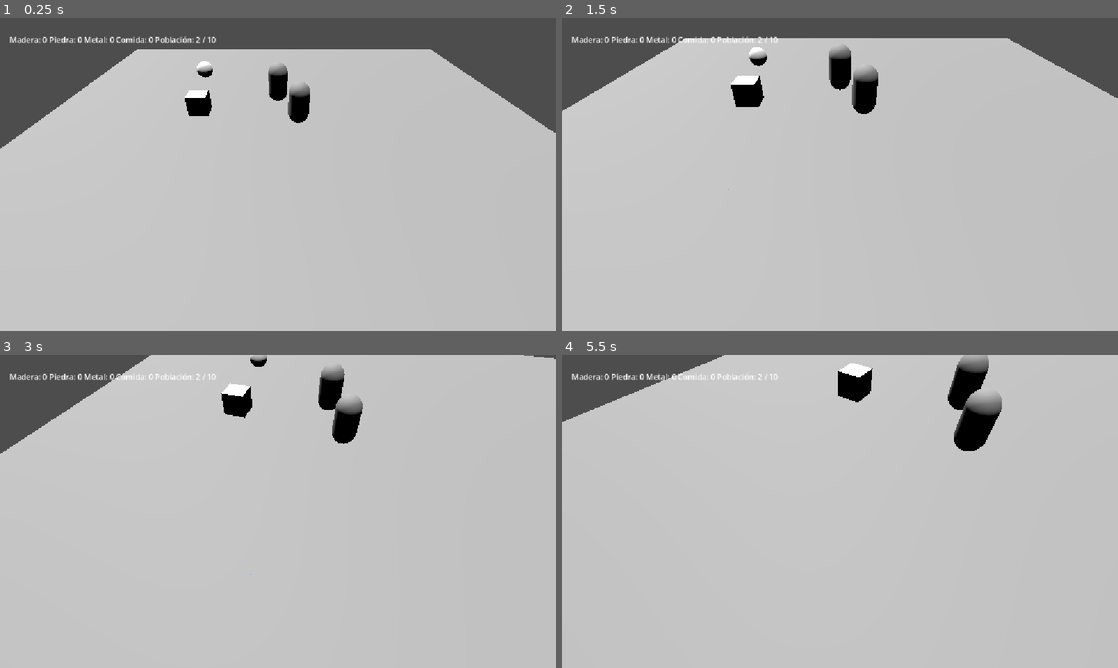
Above: before the commit, frames 1-4 (two rows, left to right).
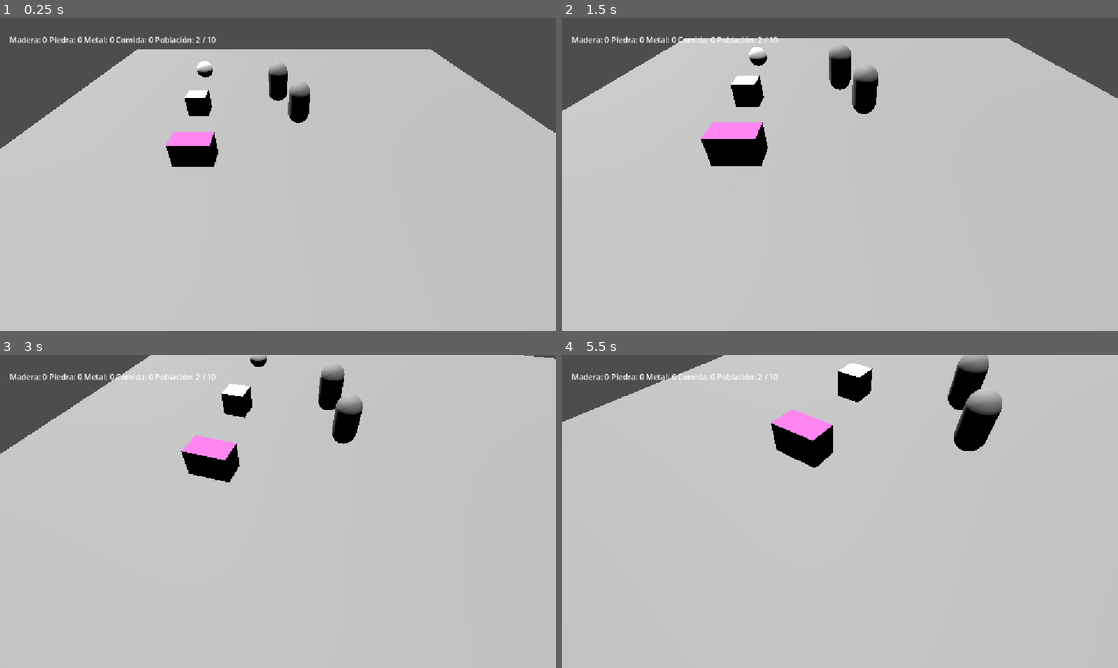
Above: after the commit, the same moments.

Repository: GonzaloDP/Proto-team-2
Game: Godot game, scene res://Escenas/Level.tscn
Two runs of this game, one before a commit and one after it. Both use one fixed random seed, a clock stepped at 60 frames per second and the inputs below.
Inputs (mouse positions are in pixels of both pictures, inside the frame that each line leads up to):
- Up to frame 1 (0.25 s): no input
- Up to frame 2 (1.5 s): tap Enter at 0.5 s; move the mouse to (962, 158) at 0.52 s; tap Mouse wheel up (camara_zoom_in) at 0.6 s; click (962, 158) at 0.67 s; move the mouse to (728, 190) at 1.27 s; tap Mouse wheel down (camara_zoom_out) at 1.35 s; click (728, 190) at 1.42 s
- Up to frame 3 (3 s): move the mouse to (333, 442) at 2.02 s; hold Middle mouse button (rotar) 2.03-2.78 s; click (333, 442) at 2.17 s; tap Space at 2.75 s; move the mouse to (250, 574) at 2.77 s; tap Mouse wheel up (camara_zoom_in) at 2.85 s; click (250, 574) at 2.92 s
- Up to frame 4 (5.5 s): move the mouse to (1006, 558) at 3.52 s; tap Mouse wheel down (camara_zoom_out) at 3.6 s; click (1006, 558) at 3.67 s; move the mouse to (673, 464) at 4.27 s; tap Middle mouse button (rotar) at 4.35 s; click (673, 464) at 4.42 s; tap Enter at 5 s; move the mouse to (867, 511) at 5.02 s; tap Mouse wheel up (camara_zoom_in) at 5.1 s; click (867, 511) at 5.17 s

The runs differ from the first frame. In frame 1, 0.9% of the frame differs, in the area x 29-40%, y 36-48%; in frame 2, 1.5%, in the area x 25-37%, y 33-48%; in frame 3, 1.1%; in frame 4, 1.5%.

Commit message:
Edificio de reproducción
En este comit se terminó de crear el edificio de reproducción.

Diff:
--- /dev/null
+++ b/proto-team-2/Escenas/Edificio_Reproducción.tscn
@@ -0,0 +1,46 @@
+[gd_scene format=3 uid="uid://c0uoncfpsqxot"]
+
+[ext_resource type="Script" uid="uid://bcqccf5jj7oy2" path="res://Scripts/edificio_reproducción.gd" id="1_l6kbd"]
+[ext_resource type="PackedScene" uid="uid://6igeb67om02i" path="res://Escenas/Unidad.tscn" id="2_83186"]
+
+[sub_resource type="BoxShape3D" id="BoxShape3D_1icel"]
+size = Vector3(1.6263428, 1.0097656, 1)
+
+[sub_resource type="StandardMaterial3D" id="StandardMaterial3D_n4n7x"]
+albedo_color = Color(0.9527357, 0.3758094, 0.71618944, 1)
+
+[sub_resource type="BoxMesh" id="BoxMesh_1icel"]
+material = SubResource("StandardMaterial3D_n4n7x")
+size = Vector3(1.638916, 1.0262451, 0.98342896)
+
+[sub_resource type="BoxShape3D" id="BoxShape3D_austa"]
+size = Vector3(1.7213745, 1.0411072, 1.1268921)
+
+[node name="EdificioReproducción" type="Node3D" unique_id=49299471]
+script = ExtResource("1_l6kbd")
+tiempo_reproduccion = 5.0
+escena_unidad = ExtResource("2_83186")
+
+[node name="StaticBody3D" type="StaticBody3D" parent="." unique_id=1305348942]
+
+[node name="CollisionShape3D" type="CollisionShape3D" parent="StaticBody3D" unique_id=1582712480]
+transform = Transform3D(1, 0, 0, 0, 1, 0, 0, 0, 1, -0.024353027, 0.016601563, 0)
+shape = SubResource("BoxShape3D_1icel")
+
+[node name="MeshInstance3D" type="MeshInstance3D" parent="StaticBody3D" unique_id=402441590]
+transform = Transform3D(1, 0, 0, 0, 1, 0, 0, 0, 1, -0.023071289, 0.01763916, -0.0019073486)
+mesh = SubResource("BoxMesh_1icel")
+
+[node name="Area3D" type="Area3D" parent="." unique_id=554658138]
+transform = Transform3D(1.1230551, 0, 0, 0, 1, 0, 0, 0, 1.2049519, 0, 0, 0)
+
+[node name="CollisionShape3D" type="CollisionShape3D" parent="Area3D" unique_id=568805367]
+transform = Transform3D(1, 0, 0, 0, 1, 0, 0, 0, 1, -0.004425049, 0.020553589, 0.010650635)
+shape = SubResource("BoxShape3D_austa")
+
+[node name="Timer" type="Timer" parent="." unique_id=1473201846]
+wait_time = 30.0
+one_shot = true
+
+[connection signal="body_entered" from="Area3D" to="." method="_on_area_3d_body_entered"]
+[connection signal="timeout" from="Timer" to="." method="_on_timer_timeout"]
--- a/proto-team-2/Escenas/Level.tscn
+++ b/proto-team-2/Escenas/Level.tscn
@@ -12,6 +12,7 @@
 [ext_resource type="Script" uid="uid://c8wov27agejcy" path="res://Scripts/camera_rts.gd" id="8_hc14g"]
 [ext_resource type="Script" uid="uid://deqso77pqnruo" path="res://Scripts/inventario_ui.gd" id="9_kcfce"]
 [ext_resource type="PackedScene" uid="uid://dkbr30n3bn7y4" path="res://Escenas/Recurso_unidad.tscn" id="12_6tp1g"]
+[ext_resource type="PackedScene" uid="uid://c0uoncfpsqxot" path="res://Escenas/Edificio_Reproducción.tscn" id="13_iqjgs"]
 
 [node name="Level" type="Node3D" unique_id=1295018767]
 script = ExtResource("1_7l8dv")
@@ -95,3 +96,6 @@
 
 [node name="RecursoUnidad" parent="." unique_id=1902933503 instance=ExtResource("12_6tp1g")]
 transform = Transform3D(1, 0, 0, 0, 1, 0, 0, 0, 1, -4.7576337, 0.7046747, -4.8289022)
+
+[node name="EdificioReproducción" parent="." unique_id=49299471 instance=ExtResource("13_iqjgs")]
+transform = Transform3D(1, 0, 0, 0, 1, 0, 0, 0, 1, -3.3369226, 0.6204834, 4.190024)
--- a/proto-team-2/Scripts/camera_3d.gd
+++ b/proto-team-2/Scripts/camera_3d.gd
@@ -41,6 +41,8 @@
 	var ray_end = ray_origin + project_ray_normal(mouse_pos) * 1000.0
 
 	var query = PhysicsRayQueryParameters3D.create(ray_origin, ray_end)
+	query.collide_with_areas = true
+
 	var result = space_state.intersect_ray(query)
 
 
@@ -50,6 +52,9 @@
 			for unidad in selected_units:
 				if is_instance_valid(unidad):
 					unidad.seekResource(result.collider)
+		elif result.collider is Area3D and result.collider.get_parent() is EdificioReproduccion:
+			var edificio: EdificioReproduccion = result.collider.get_parent()
+			edificio.recibir_unidades(selected_units)
 
 		else:
 			var click_world_position: Vector3 = result.position
--- /dev/null
+++ b/proto-team-2/Scripts/edificio_reproducción.gd
@@ -0,0 +1,97 @@
+extends Edificio
+class_name EdificioReproduccion
+
+@export var tiempo_reproduccion: float = 30.0
+@export var escena_unidad: PackedScene
+
+var padre_1: Unidad = null
+var padre_2: Unidad = null
+var reproduciendo: bool = false
+var unidades_objetivo: Array[Unidad] = []
+
+func _ready() -> void:
+	pass
+
+func _on_area_3d_body_entered(body: Node3D) -> void:
+	if not body is Unidad:
+		return
+
+	var unidad: Unidad = body
+
+	if unidad not in unidades_objetivo:
+		return
+	if unidad.en_reproduccion:
+		return
+	if reproduciendo:
+		return
+	if not Level.puede_crear_unidad():
+		return
+
+	if padre_1 == null:
+		padre_1 = unidad
+		unidad.entrar_en_reproduccion(self)
+		print("primer padre llego")
+	elif padre_2 == null:
+		padre_2 = unidad
+		unidad.entrar_en_reproduccion(self)
+		print("segundo padre llego")
+
+		iniciar_coito()
+func iniciar_coito():
+	if reproduciendo:
+		return
+
+	reproduciendo = true
+
+	$Timer.wait_time = tiempo_reproduccion
+	$Timer.start()
+	print("reproduciendose")
+func _on_timer_timeout() -> void:
+	print("terminó el follaje")
+
+	if padre_1:
+		padre_1.salir_de_reproduccion(padre_1.posicion_anterior)
+	if padre_2:
+		padre_2.salir_de_reproduccion(padre_2.posicion_anterior)
+
+	crear_nueva_unidad()
+
+	padre_1 = null
+	padre_2 = null
+	unidades_objetivo.clear()
+	reproduciendo = false
+
+func recibir_unidades(unidades: Array[CharacterBody3D]):
+	if reproduciendo:
+		print("Ya estan fornicando")
+		return
+	if unidades.size() != 2:
+		print("Ya está lleno")
+		return
+	if not Level.puede_crear_unidad():
+		print("Ya hay mucha gente")
+		return
+
+	unidades_objetivo.clear()
+
+	for unidad in unidades:
+		if unidad is Unidad and not unidad.en_reproduccion:
+			unidades_objetivo.append(unidad)
+	if unidades_objetivo.size() != 2:
+		print("No se completo el coito")
+		unidades_objetivo.clear()
+		return
+
+	print("Entraron a qlear")
+
+	for unidad in unidades_objetivo:
+		unidad.set_move_target(global_position)
+func crear_nueva_unidad():
+	if escena_unidad == null:
+		print("ERROR no hay unidad")
+		return
+
+	var nueva_unidad = escena_unidad.instantiate()
+	get_tree().current_scene.add_child(nueva_unidad)
+
+	nueva_unidad.global_position = global_position
--- a/proto-team-2/Scripts/edificio_vivienda.gd
+++ b/proto-team-2/Scripts/edificio_vivienda.gd
@@ -1,9 +1,10 @@
 extends Edificio
+class_name EdificioVivienda
 
 @export var aumento_vivienda = 5
 
 func _ready() -> void:
-	pass
+	construir()
 
 func construir():
 	Level.aumentar_limite(aumento_vivienda)
--- a/proto-team-2/Scripts/level.gd
+++ b/proto-team-2/Scripts/level.gd
@@ -3,11 +3,12 @@
 
 signal poblacion_actualizada
 
-var cantidad_maxima_unidades: int = 5
-var unidades_actuales: int = 0
+#var cantidad_maxima_unidades: int = 5
+var unidades_actuales: int
 var limite_unidades: int = 10
 
 func _ready() -> void:
+	#print("Level encontrado: ", Level)
 	pass
 
 func _process(delta: float) -> void:
--- a/proto-team-2/Scripts/unidad.gd
+++ b/proto-team-2/Scripts/unidad.gd
@@ -14,6 +14,8 @@
 
 
 var target_position: Vector3
+var en_reproduccion: bool = false
+var posicion_anterior: Vector3
 
 func _ready() -> void:
 #	traitList.append(Rasgo.new("Movement Speed", 10)) Esta línea de código es puramente de Debug. Es simplemente un rasgo de prueba para mostrar que el sistema funciona. Luego lo borramos, okay?
@@ -24,9 +26,15 @@
 
 
 func set_move_target(new_target: Vector3):
+	if en_reproduccion:
+		return
+
 	target_position = Vector3(new_target.x, global_position.y, new_target.z)
 
 func _physics_process(delta: float):
+	if en_reproduccion:
+		return
+
 	var distance_to_target = global_position.distance_to(target_position)
 
 
@@ -62,6 +70,9 @@
 		each.applyTrait()
 
 func seekResource(resource: Recurso):	#Al detectar un recurso, lo primero que hace es chequear que el recurso no esté vacío. Si lo está, no hace nada.
+	if en_reproduccion:
+		return
+
 	if(resource.cantidad_variable == 0):
 		pass
 	else:		#Si el recurso aún tiene para dar, entonces comprobamos que no hayamos inicializado el timer de recurso todavía. Esto es para evitar una situación en la que un jugador impaciente reinicie el timer una y otra vez.
@@ -71,6 +82,11 @@
 		target_resource = resource
 
 func gatherResource():	#El Timer (CollectionTimer), al terminar nos lleva a esta función.
+	if en_reproduccion:
+		$CollectionTimer.stop()
+		target_resource = null
+		return
+
 	if(target_resource):	#Si hay un recurso objetivo seguimos. Al dar otra orden, se borra el recurso objetivo, lo que podría causar un crash.
 		if(target_resource.cantidad_variable > 0):	#¿Sigue habiendo recursos que recolectar?
 			if(position.distance_to(target_resource.position) < 5):	#Si la unidad está lo suficientemente cerca, se detiene (target de movimiento a su propa posición), recoge 10 recursos.
@@ -88,3 +104,30 @@
 			$CollectionTimer.start(10/collectionSpeed)	#De todos modos, se reinicia el timer.
 		else:	#Si no hay más recursos, entonces ya no estamos haciendo nada. Acá es adonde mandaría una alerta al jugador de que está inactivo.
 			target_resource = null
+
+func entrar_en_reproduccion(Edificio: Node3D):
+	en_reproduccion = true
+
+	posicion_anterior = global_position
+
+	velocity = Vector3.ZERO
+	set_move_target(global_position)
+
+	$CollectionTimer.stop()
+	target_resource = null
+
+	set_collision_layer_value(1,false)
+	set_collision_mask_value(1,false)
+
+	hide()
+func salir_de_reproduccion(posicion: Vector3):
+	en_reproduccion = false
+
+	global_position = posicion
+	target_position = posicion
+	velocity = Vector3.ZERO
+
+	set_collision_layer_value(1,true)
+	set_collision_mask_value(1,true)
+
+	show()
Not shown, added: proto-team-2/Scripts/edificio_reproducción.gd.uid
